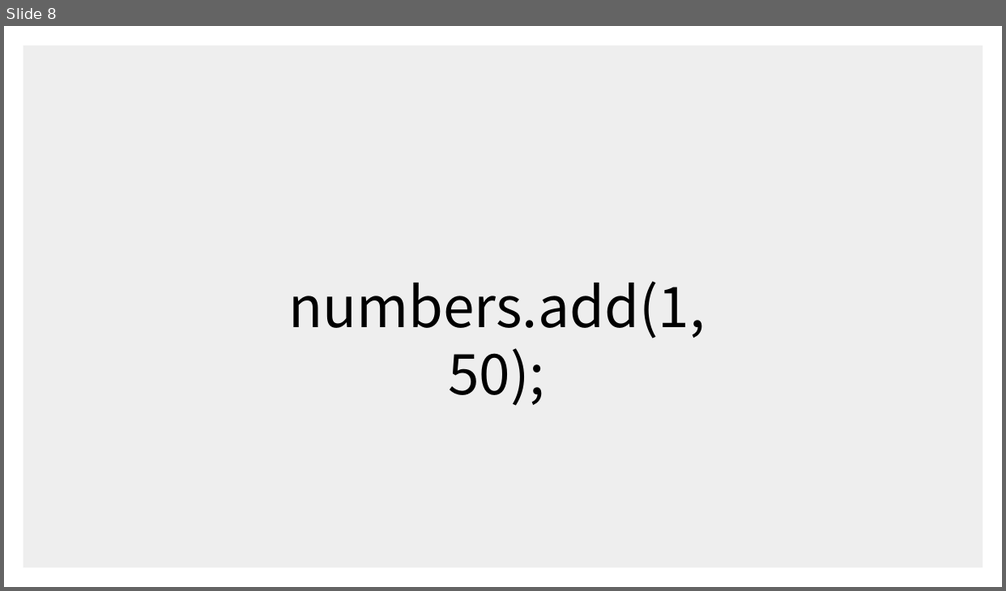
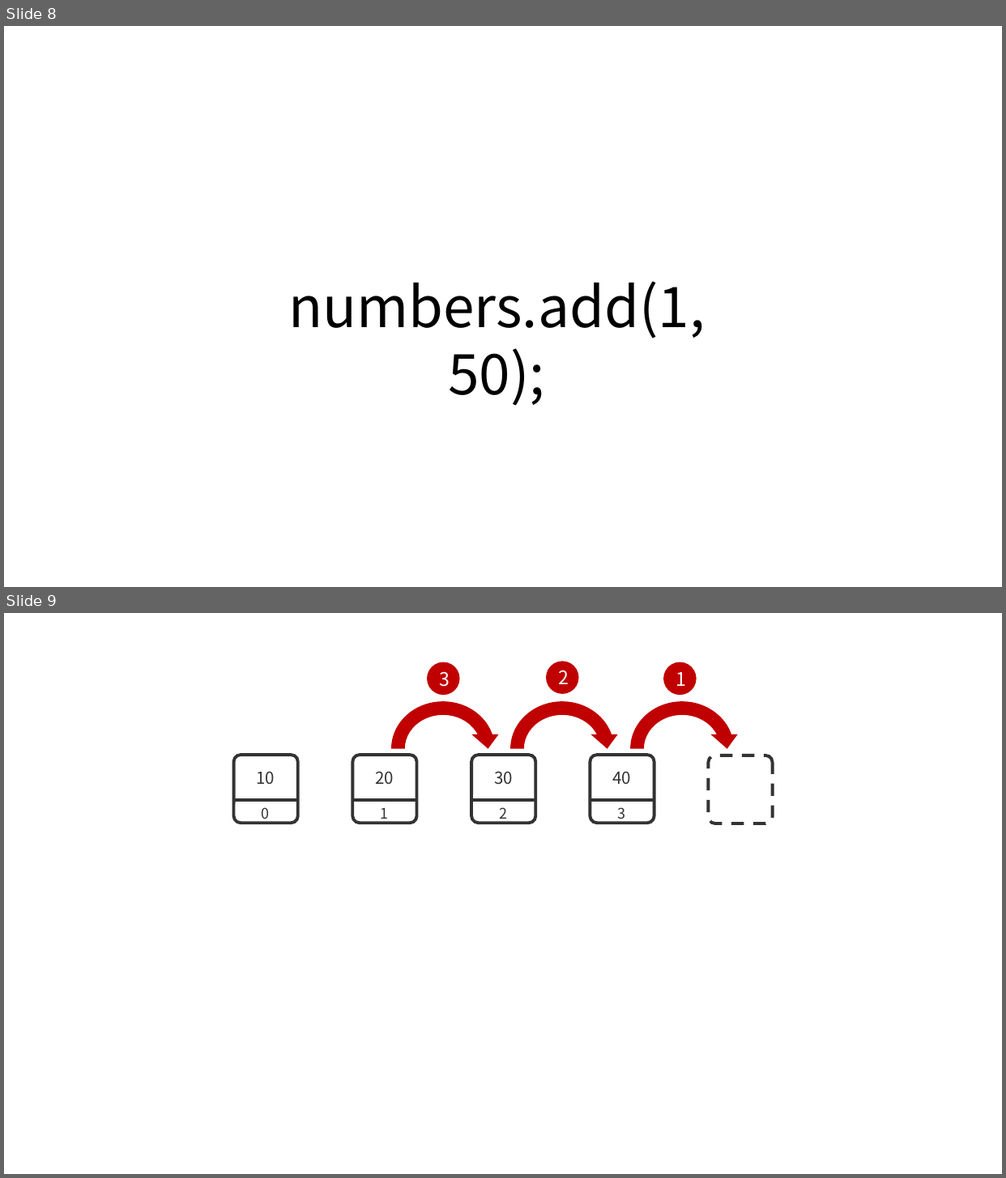
Before and after one commit to happydeveloper/data_structure, a slide deck: presentation/list_ArrayList_Java_implementation.pptx. Shown one above the other, each under a label of ours: slide 8 before the commit, slides 8 and 9 after it. The pictures are 1006x591 and 1006x1178 pixels, drawn with LibreOffice and Linux fonts; fonts in the diff are those of the drawing. Boxes give left, top, right and bottom in pixels: in the first picture for what was removed or moved away, otherwise in the second. Text is boxed around its words. In the diff, an @@ line names an element or a change of style, - is before the commit and + after.

```diff
--- a/presentation/list_ArrayList_Java_implementation.pptx
+++ b/presentation/list_ArrayList_Java_implementation.pptx
@@ slide 9 added at bbox=[4, 613, 1002, 1174], background #FFFFFF @@
@@ group added at bbox=[234, 661, 773, 824]: 8 texts, 5 rounded rectangles, 4 lines, 3 ellipses, 3 circular arrows @@
+0
+10
+1
+20
+2
+30
+3
+40
+1
+2
+3
@@ slide 8 changed as well @@
@@ rectangle removed at bbox=[23, 45, 983, 568] @@
```
Also in this commit, not shown: 24 other slides changed, 2 other slides added, 45 other files.
